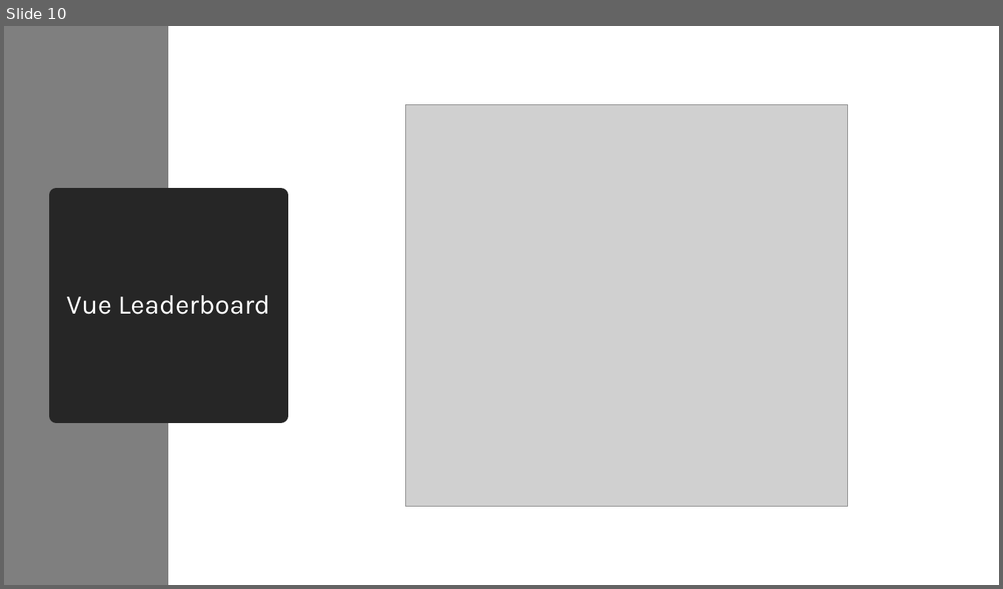
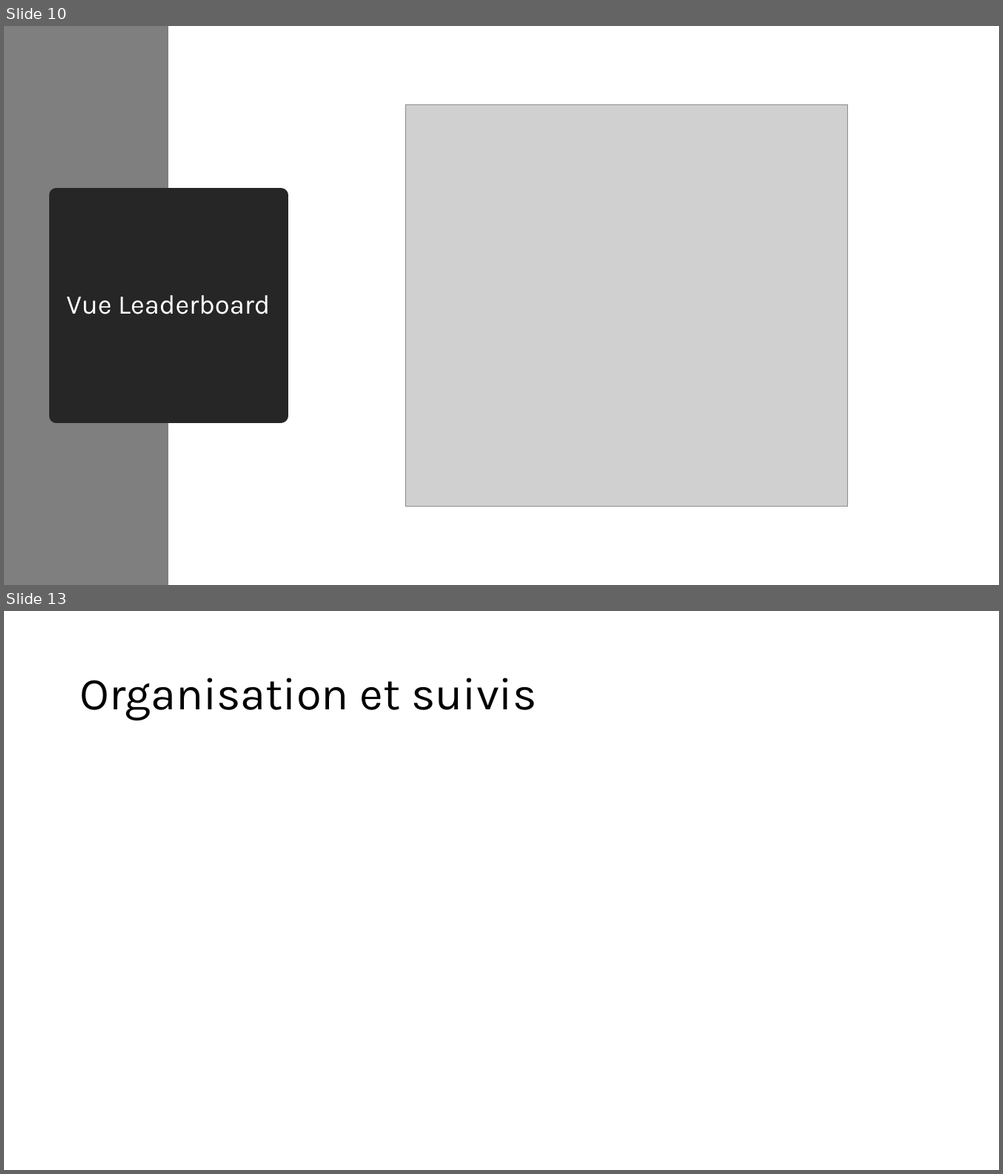
Before and after one commit to Barras-Matias-emf/306-G2-ArcadiaBox, a slide deck: documentation/ArcadiaboxPresentation.pptx. Shown one above the other, each under a label of ours: slide 10 before the commit, slides 10 and 13 after it; the slides between them are not shown. The pictures are 1003x589 and 1003x1174 pixels, drawn with LibreOffice and Linux fonts; fonts in the diff are those of the drawing; grey boxes stand for pictures. Boxes give left, top, right and bottom in pixels: in the first picture for what was removed or moved away, otherwise in the second. Text is boxed around its words. In the diff, an @@ line names an element or a change of style, - is before the commit and + after.

```diff
--- a/documentation/ArcadiaboxPresentation.pptx
+++ b/documentation/ArcadiaboxPresentation.pptx
@@ slide 13 added at (4,611,999,1170), background #FFFFFF @@
@@ title added at (79,678,537,721), 44 pt, text #000000 @@
+Organisation et suivis
```
Also in this commit, not shown: 3 slides changed, 6 other slides added, 3 slides removed, 5 other files.
